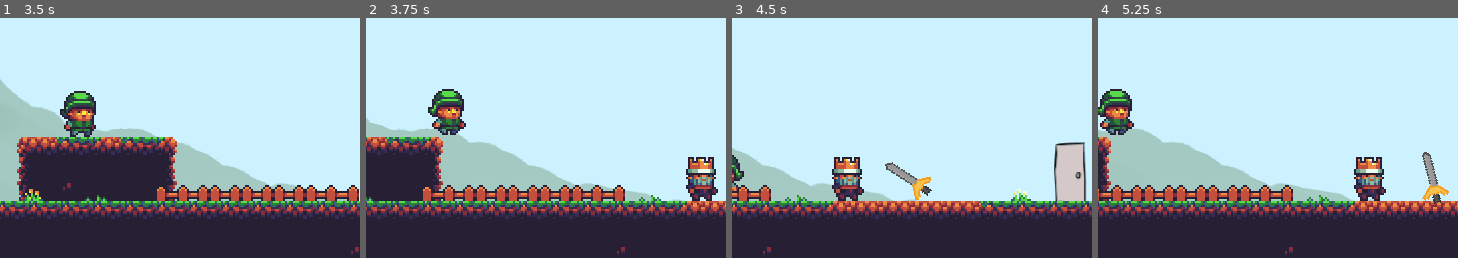
Above: before the commit, frames 1-4 (left to right).
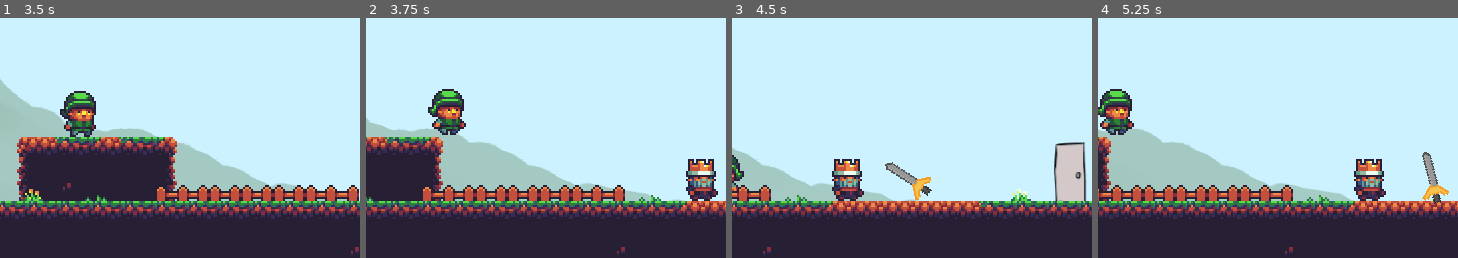
Above: after the commit, the same moments.

Repository: panicstevenson/buy-a-sword
Game: Godot game, scene res://Level.tscn
The game is run twice, just before and just after one commit, with the same random seed, the same clock (stepped at 60 frames per second) and the same inputs.
Inputs:
- Up to frame 1 (3.5 s): tap Z every 0.75 s from 0.5 to 2.75 s; hold Right (ui_right) 0.53-2.03 s; tap Space (ui_select) at 0.77, 1.52, 3.02 s; hold Left (ui_left) 2.03-2.78 s; hold Right (ui_right) from 2.78 s (still down)
- Up to frame 2 (3.75 s): keep holding Right (ui_right); tap Z at 3.5 s
- Up to frame 3 (4.5 s): tap Space (ui_select) at 3.77 s; tap Z at 4.25 s; release Right (ui_right) at 4.28 s; hold Left (ui_left) from 4.28 s (still down)
- Up to frame 4 (5.25 s): tap Space (ui_select) at 4.52 s; release Left (ui_left) at 5.03 s; hold Right (ui_right) from 5.03 s (still down)
The pictures show only the part of the screen within x 49-99%, y 48-98%; the shares and areas given below are measured in that part.

Frame 1 is identical in both runs. In frame 2, 0.8% of the frame differs, in the area x 88-98%, y 57-77%; in frame 3, 0.8%; in frame 4, 0.8%.

Commit message:
Recreate Overlapping Objects as List

Diff:
--- a/Interactable.gd
+++ b/Interactable.gd
@@ -1,5 +1,7 @@
 extends Area2D
 class_name Interactable
+
+var letter = "Z"
 
 func _ready():
 	connect("body_entered", self, "_on_Interactable_body_entered")
@@ -8,12 +10,12 @@
 
 func _on_Interactable_body_entered(body):
 	if (body.get_name() == "Player"):
-		body.is_touching = true
+		body.touching.append(self.name)
 
 
 func _on_Interactable_body_exited(body):
 	if (body.get_name() == "Player"):
-		body.is_touching = false
+		body.touching.erase(self.name)
 
 
 func _on_interact():
--- a/Player.gd
+++ b/Player.gd
@@ -5,6 +5,8 @@
 export var gravity = 2500
 export var is_touching = false
 var screen_size  # Size of the game window.
+
+var touching = []
 
 var jumping = false
 var velocity = Vector2.ZERO
@@ -34,7 +36,7 @@
 		if collision.collider.name == "HazardTileMap":
 			get_tree().reload_current_scene()
 
-	$Sprite.visible = buttonVisible or is_touching
+	$Sprite.visible = buttonVisible or touching.size()
 
 	if Input.is_action_just_pressed('ui_select'):
 		if is_on_floor():
--- a/npcs/most_important_npc.tscn
+++ b/npcs/most_important_npc.tscn
@@ -32,7 +32,7 @@
 scale = Vector2( 2, 2 )
 frames = SubResource( 3 )
 animation = "stan"
-frame = 3
+frame = 2
 playing = true
 
 [node name="CollisionShape2D" type="CollisionShape2D" parent="."]
